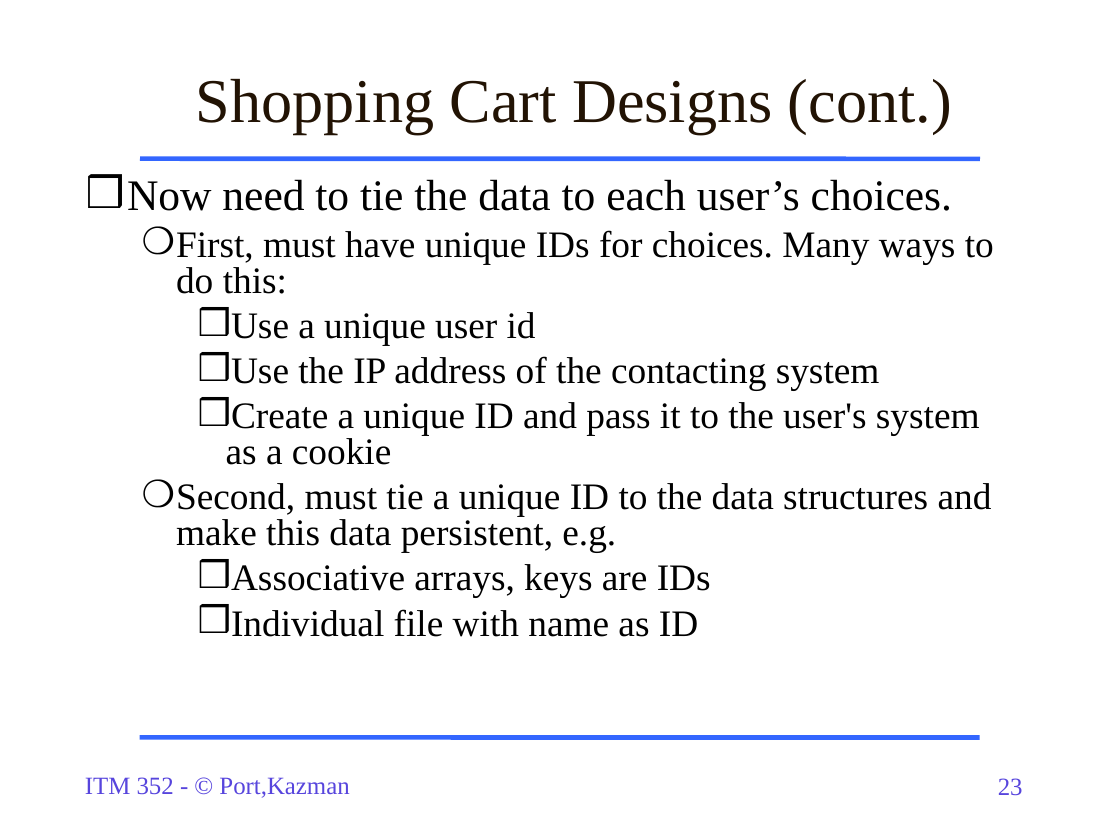
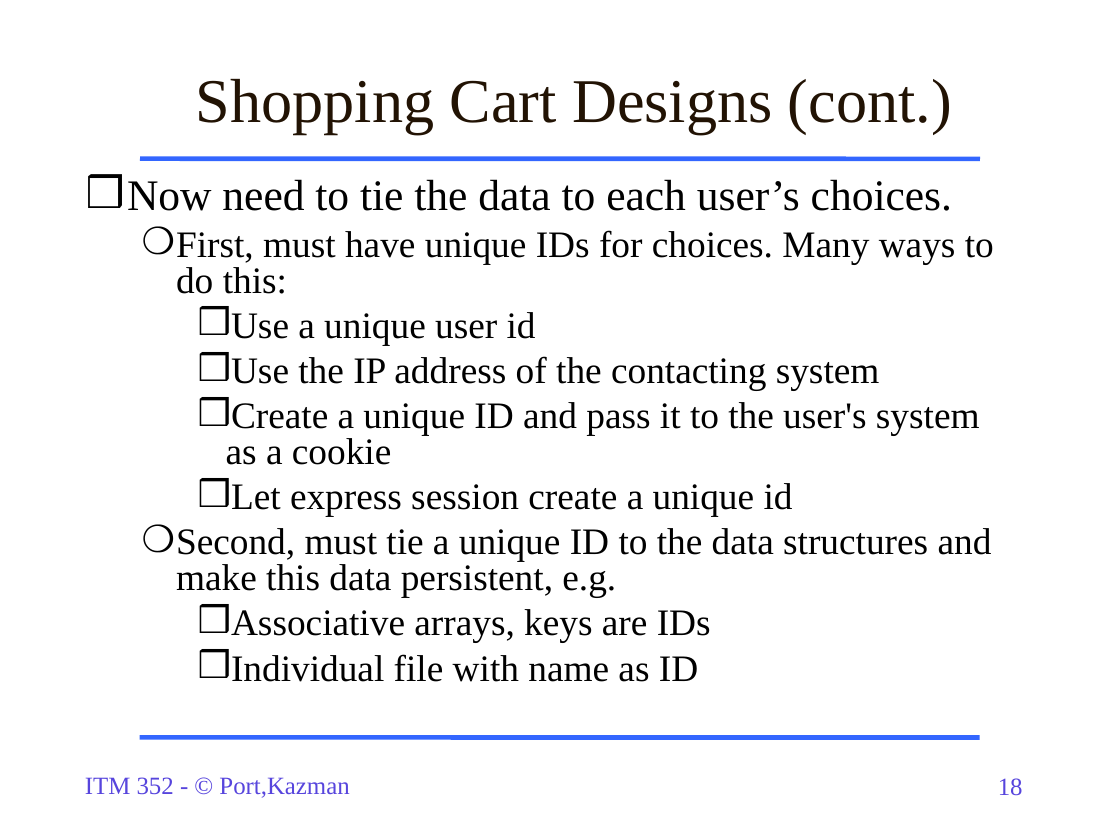
Before and after one commit to dport96/ITM352, a slide deck: slide 18 of morea/170.Cookies-Sessions/ITM352_Cookies_Sessions.ppt (slide 23 before the commit). Drawn at 1120x840 pixels with LibreOffice and Linux fonts; fonts in the diff are those of the drawing. Boxes give left, top, right and bottom in pixels: in the first picture for what was removed or moved away, otherwise in the second. Text is boxed around its words. In the diff, an @@ line names an element or a change of style, - is before the commit and + after.

```diff
--- a/morea/170.Cookies-Sessions/ITM352_Cookies_Sessions.ppt
+++ b/morea/170.Cookies-Sessions/ITM352_Cookies_Sessions.ppt
@@ text at <box>231,483,793,516</box>: paragraph added @@
+    ❒ Let express session create a unique id
@@ page number at <box>998,778,1023,796</box>: text changed @@
-23
+18
```
Also in this commit, not shown: 5 other slides changed, 2 slides added, 8 slides removed, 1 other file.
